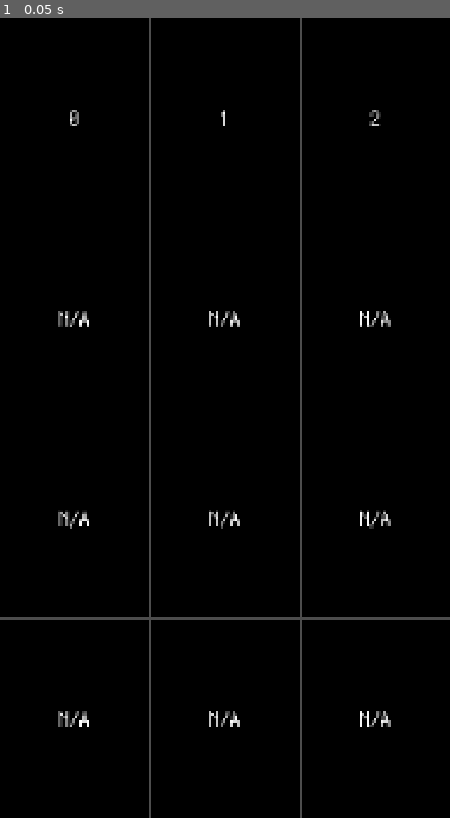
Above: before the commit, frame 1.
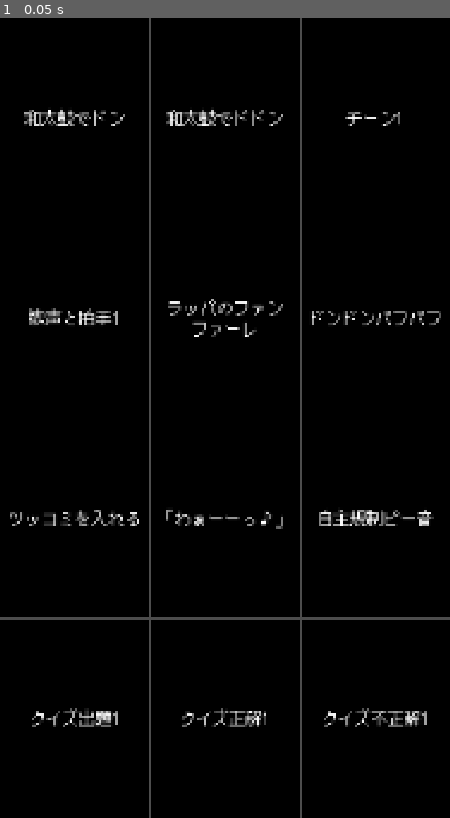
Above: after the commit, the same moment.

Repository: joshuafolkken/quick-pad
Game: Godot game, scene res://scenes/main.tscn
The game is run twice, just before and just after one commit, with the same random seed, the same clock (stepped at 60 frames per second) and the same inputs.
Inputs:
- Up to frame 1 (0.05 s): no input

The runs differ from the first frame. In frame 1, 2.8% of the frame differs, in the area x 2-98%, y 11-89%.

Commit message:
initial sound #10

Diff:
--- a/project.godot
+++ b/project.godot
@@ -11,7 +11,7 @@
 [application]
 
 config/name="Quick Pad"
-config/version="0.6.0"
+config/version="0.7.0"
 run/main_scene="uid://eufd3b7a5ftf"
 config/features=PackedStringArray("4.4", "Forward Plus")
 config/icon="res://icon.svg"
@@ -23,6 +23,9 @@
 gdscript/warnings/unsafe_method_access=1
 gdscript/warnings/unsafe_cast=1
 gdscript/warnings/unsafe_call_argument=1
+gdscript/stretch/aspect="keep"
+gdscript/size/viewport_height=648
+gdscript/size/viewport_width=1152
 
 [display]
 
--- a/scenes/main.gd
+++ b/scenes/main.gd
@@ -1,11 +1,29 @@
 extends Node2D
 
-@onready var pad0: Pad = $CanvasLayer/VBoxContainer/Row/Pad0
-@onready var pad1: Pad = $CanvasLayer/VBoxContainer/Row/Pad1
-@onready var pad2: Pad = $CanvasLayer/VBoxContainer/Row/Pad2
+const NODE_PATH_FORMAT = "CanvasLayer/VBoxContainer/Row%d/Pad%d"
+const FILE_PATH_FORMAT = "res://assets/audio/%s"
+
+const FILE_NAMES: Array = [
+	["和太鼓でドン.mp3", "和太鼓でドドン.mp3", "チーン1.mp3"],
+	["歓声と拍手1.mp3", "ラッパのファンファーレ.mp3", "ドンドンパフパフ.mp3"],
+	["ツッコミを入れる.mp3", "「わぁーーっ♪」.mp3", "自主規制ピー音.mp3"],
+	["クイズ出題1.mp3", "クイズ正解1.mp3", "クイズ不正解1.mp3"],
+]
+
+@onready var pad0: Pad = $CanvasLayer/VBoxContainer/Row0/Pad0
+@onready var pad1: Pad = $CanvasLayer/VBoxContainer/Row0/Pad1
+@onready var pad2: Pad = $CanvasLayer/VBoxContainer/Row0/Pad2
 
 
 func _ready() -> void:
-	pad0.set_label("0")
-	pad1.set_label("1")
-	pad2.set_label("2")
+	for row in FILE_NAMES.size():
+		print(row)
+		var row_names: Array = FILE_NAMES[row]
+
+		for column in row_names.size():
+			var file_name: String = row_names[column]
+
+			var node_path := NODE_PATH_FORMAT % [row, column]
+			var pad: Pad = get_node(node_path)
+			var file_path := FILE_PATH_FORMAT % file_name
+			pad._load_audio_file(file_path)
--- a/scenes/main.tscn
+++ b/scenes/main.tscn
@@ -16,7 +16,10 @@
 grow_vertical = 2
 theme_override_constants/separation = 2
 
-[node name="Row" parent="CanvasLayer/VBoxContainer" instance=ExtResource("2_sugp2")]
+[node name="Row0" parent="CanvasLayer/VBoxContainer" instance=ExtResource("2_sugp2")]
+layout_mode = 2
+
+[node name="Row1" parent="CanvasLayer/VBoxContainer" instance=ExtResource("2_sugp2")]
 layout_mode = 2
 
 [node name="Row2" parent="CanvasLayer/VBoxContainer" instance=ExtResource("2_sugp2")]
@@ -24,6 +27,3 @@
 
 [node name="Row3" parent="CanvasLayer/VBoxContainer" instance=ExtResource("2_sugp2")]
 layout_mode = 2
-
-[node name="Row4" parent="CanvasLayer/VBoxContainer" instance=ExtResource("2_sugp2")]
-layout_mode = 2
--- a/scenes/pad.tscn
+++ b/scenes/pad.tscn
@@ -4,7 +4,7 @@
 [ext_resource type="AudioStream" uid="uid://sic3h28wk3in" path="res://assets/audio/1.mp3" id="2_sqfiy"]
 
 [sub_resource type="LabelSettings" id="LabelSettings_sqfiy"]
-font_size = 50
+font_size = 40
 
 [node name="Pad" type="Control"]
 layout_mode = 3
Not shown, added: assets/audio/「わぁーーっ♪」.mp3.import
Not shown, added: assets/audio/クイズ不正解1.mp3.import
Not shown, added: assets/audio/クイズ出題1.mp3.import
Not shown, added: assets/audio/クイズ正解1.mp3.import
Not shown, added: assets/audio/チーン1.mp3.import
Not shown, added: assets/audio/ツッコミを入れる.mp3.import
Not shown, added: assets/audio/ドンドンパフパフ.mp3.import
Not shown, added: assets/audio/ラッパのファンファーレ.mp3.import
Not shown, added: assets/audio/和太鼓でドドン.mp3.import
Not shown, added: assets/audio/和太鼓でドン.mp3.import
Not shown, added: assets/audio/歓声と拍手1.mp3.import
Not shown, added: assets/audio/自主規制ピー音.mp3.import
(and 12 more such lines)
